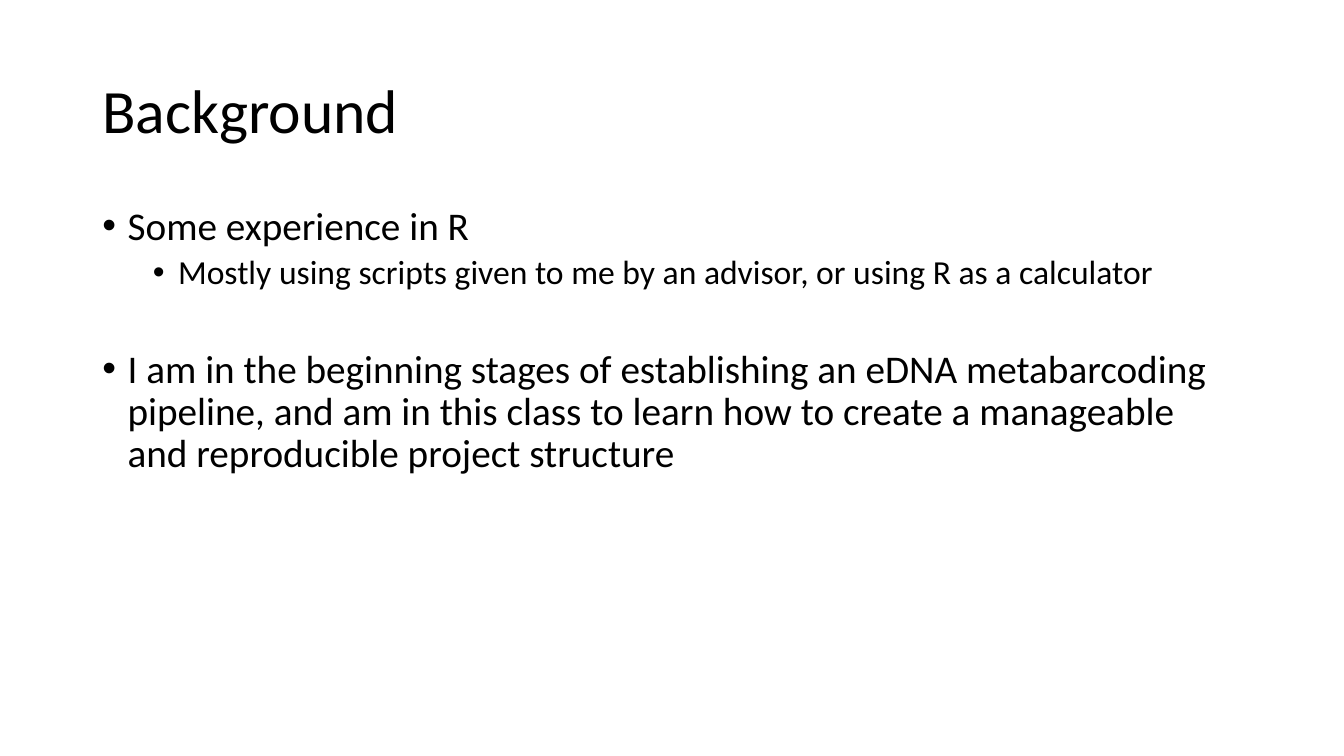
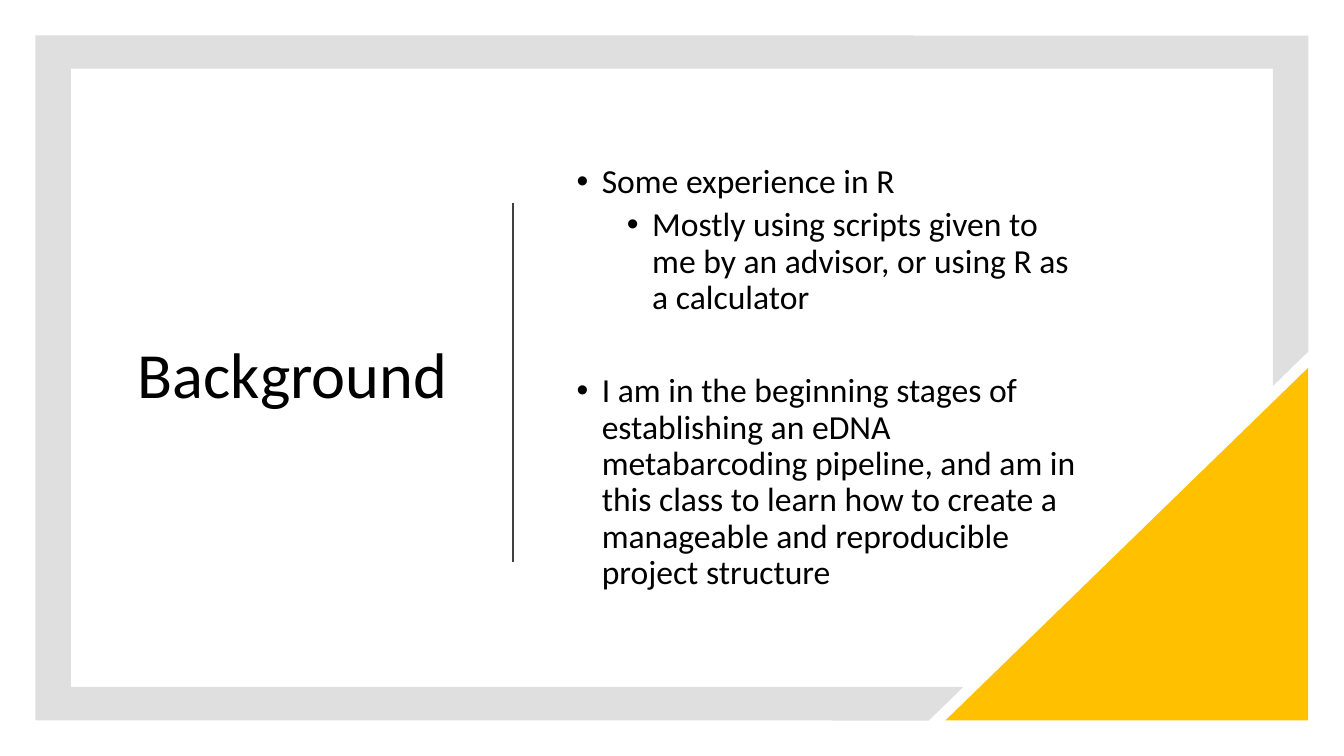
Before and after one commit to jaredfreedman/edna_metabarcoding, a slide deck: slide 2 of IB516 Analytical Workflows/Project Proposal Slides.pptx. Drawn at 1344x756 pixels with LibreOffice and Linux fonts; fonts in the diff are those of the drawing. Boxes give left, top, right and bottom in pixels: in the first picture for what was removed or moved away, otherwise in the second. Text is boxed around its words. In the diff, an @@ line names an element or a change of style, - is before the commit and + after.

```diff
--- a/IB516 Analytical Workflows/Project Proposal Slides.pptx
+++ b/IB516 Analytical Workflows/Project Proposal Slides.pptx
@@ freeform shape added at box(35, 35, 1309, 721), fill #808080 at 25% opacity @@
@@ title "Background": place and size @@
-title "Background" at box(102, 90, 398, 144)
+title "Background" at box(138, 353, 447, 409)
@@ title "Background" at box(138, 353, 447, 409): size 44 to 46 pt; alignment left to right @@
@@ text "Some experience in R": place and size @@
-text "Some experience in R" at box(128, 213, 1206, 474)
+text "Some experience in R" at box(602, 170, 1075, 590)
@@ text "Some experience in R" at box(602, 170, 1075, 590): vertical alignment top to middle @@
@@ text at box(602, 170, 1075, 590): size 28 to 24 pt in "Some experience in R", "I am in the beginning stages of ..." @@
@@ line added from (513, 205) to (513, 562), #404040 1.5 pt @@
@@ right triangle added at box(946, 368, 1309, 721), fill #FFC000 @@
```
Also in this commit, not shown: 1 other slide changed, 3 slides added, 3 slides removed.
